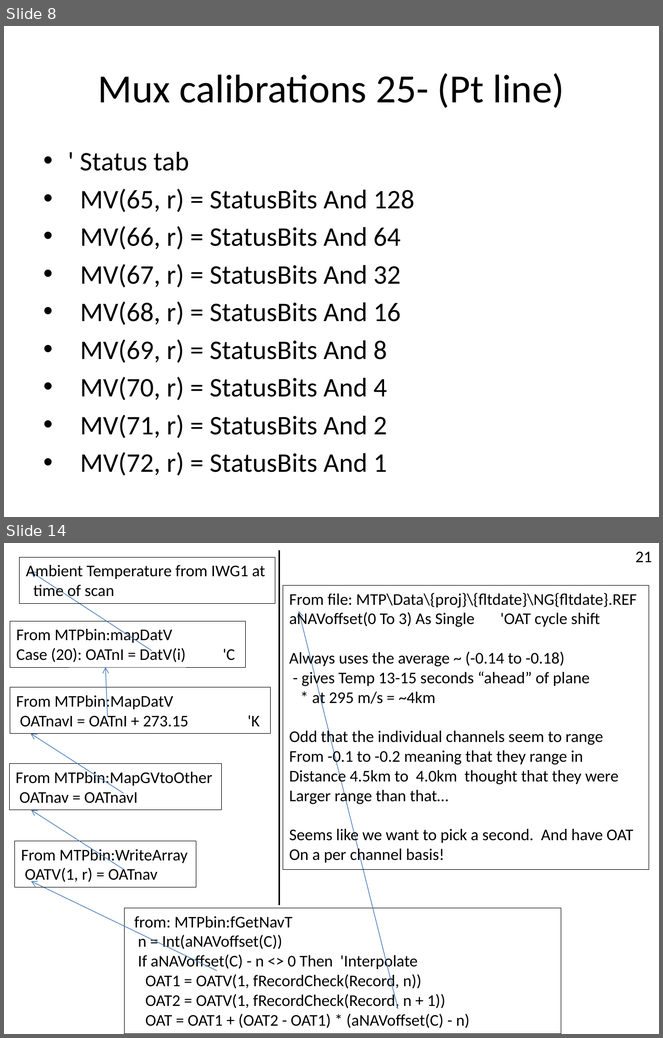
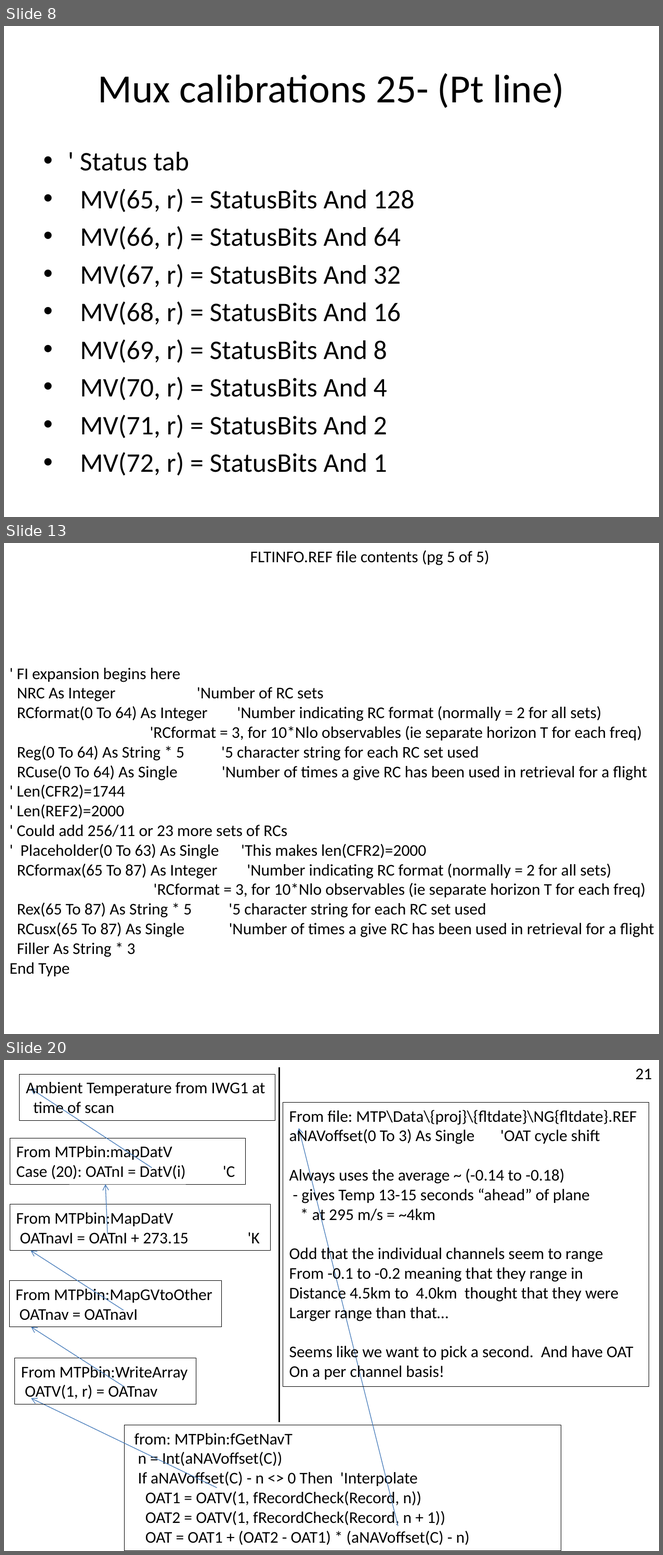
Before and after one commit to NCAR/nimbus, a slide deck: instruments/mtp/doc/MTP-DFD.pptx. Shown one above the other, each under a label of ours: slides 8 and 14 before the commit, slides 8, 13 and 20 after it; the slides between them are not shown. The pictures are 663x1038 and 663x1555 pixels, drawn with LibreOffice and Linux fonts; fonts in the diff are those of the drawing. Boxes give left, top, right and bottom in pixels: in the first picture for what was removed or moved away, otherwise in the second. Text is boxed around its words. In the diff, an @@ line names an element or a change of style, - is before the commit and + after.

```diff
--- a/instruments/mtp/doc/MTP-DFD.pptx
+++ b/instruments/mtp/doc/MTP-DFD.pptx
@@ slide 13 added at <box>4,543,659,1034</box>, background #FFFFFF @@
@@ text added at <box>250,550,489,565</box>, 18 pt, text #000000 @@
+FLTINFO.REF file contents (pg 5 of 5)
@@ text added at <box>10,668,654,977</box>, 18 pt, text #000000 @@
+' FI expansion begins here
+NRC As Integer 'Number of RC sets
+RCformat(0 To 64) As Integer 'Number indicating RC format (normally = 2 for all sets)
+'RCformat = 3, for 10*Nlo observables (ie separate horizon T for each freq)
+Reg(0 To 64) As String * 5 '5 character string for each RC set used
+RCuse(0 To 64) As Single 'Number of times a give RC has been used in retrieval for a flight
+' Len(CFR2)=1744
+' Len(REF2)=2000
+' Could add 256/11 or 23 more sets of RCs
+' Placeholder(0 To 63) As Single 'This makes len(CFR2)=2000
+RCformax(65 To 87) As Integer 'Number indicating RC format (normally = 2 for all sets)
+'RCformat = 3, for 10*Nlo observables (ie separate horizon T for each freq)
+Rex(65 To 87) As String * 5 '5 character string for each RC set used
+RCusx(65 To 87) As Single 'Number of times a give RC has been used in retrieval for a flight
+Filler As String * 3
+End Type
@@ what was slide 14 is now slide 20 @@
```
Also in this commit, not shown: 7 slides changed, 5 other slides added.
